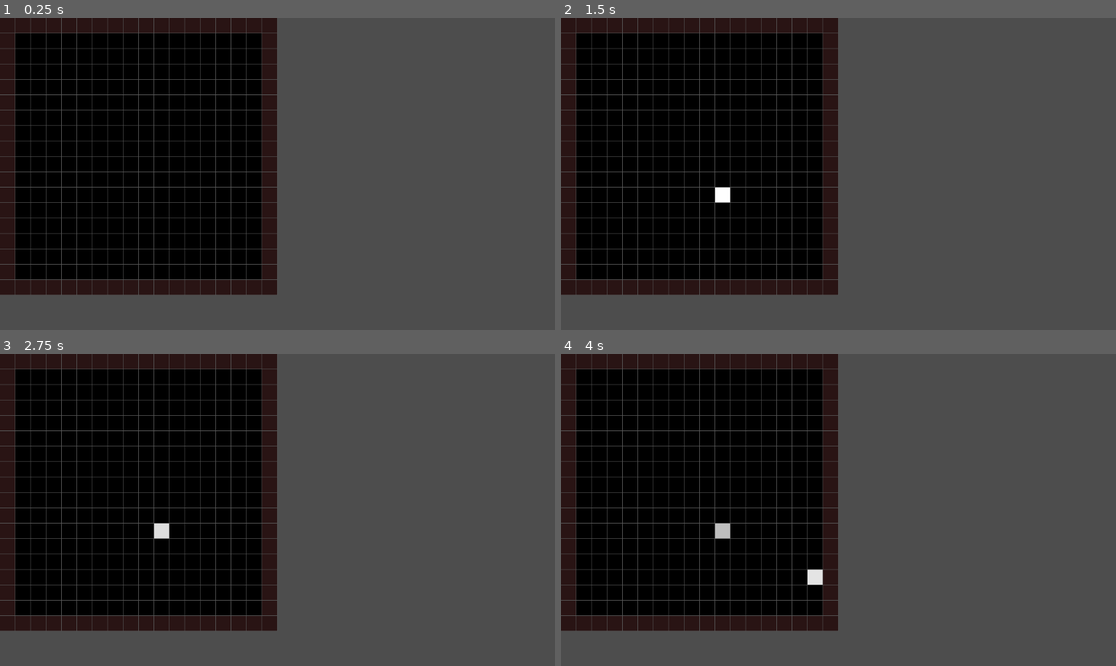
Above: before the commit, frames 1-4 (two rows, left to right).
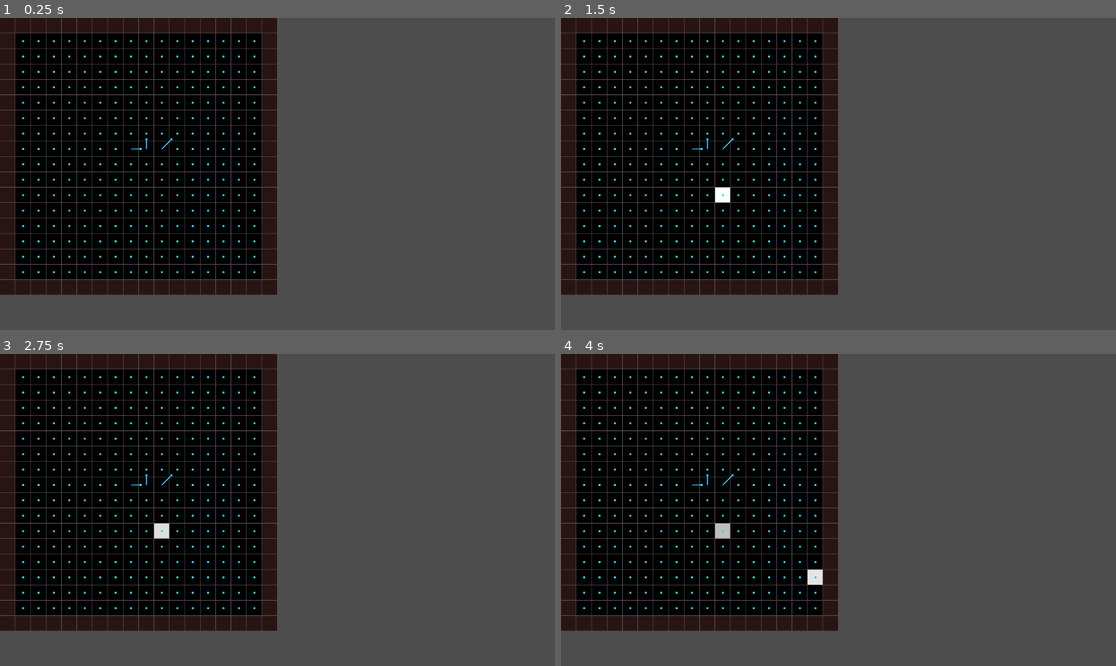
Above: after the commit, the same moments.

Repository: rskupnik/godot-fluid-simulation-demo
Game: Godot game, scene res://root.tscn
Same seed, same stepped clock (60 frames per second), same inputs: the game is played once before the commit and once after it.
Inputs (mouse positions are in pixels of both pictures, inside the frame that each line leads up to):
- Up to frame 1 (0.25 s): no input
- Up to frame 2 (1.5 s): tap Enter at 0.5 s; move the mouse to (960, 158) at 0.52 s; click (960, 158) at 0.67 s; tap Space at 1.25 s; move the mouse to (727, 189) at 1.27 s; click (727, 189) at 1.42 s
- Up to frame 3 (2.75 s): tap Enter at 2 s; move the mouse to (333, 441) at 2.02 s; click (333, 441) at 2.17 s
- Up to frame 4 (4 s): tap Space at 2.75 s; move the mouse to (810, 572) at 2.77 s; click (810, 572) at 2.92 s; tap Enter at 3.5 s; move the mouse to (1005, 556) at 3.52 s; click (1005, 556) at 3.67 s

The runs differ from the first frame. In frame 1, 0.8% of the frame differs, in the area x 4-47%, y 7-82%; in frame 2, 0.8%; in frame 3, 0.8%; in frame 4, 0.8%.

Commit message:
draw velocity arrows with hardcoded examples

Diff:
--- a/fluid_grid.gd
+++ b/fluid_grid.gd
@@ -4,6 +4,8 @@
 @export var cell_size := 32		# Size of a single cell in pixels
 
 @export var density_fade_rate := 0.1
+
+@export var velocity_draw_scale := 20.0
 
 var size := 0
 
@@ -32,6 +34,24 @@
 	v.resize(size)
 	u_prev.resize(size)
 	v_prev.resize(size)
+
+	# TEMPORARY
+	# In this cell, we set the horizontal velocity to 1.0 and vertical to 0.0
+	# Result: horizontal arrow pointing right
+	u[IX(8, 8)] = 1.0
+	v[IX(8, 8)] = 0.0
+
+	# In this cell, we set the horizontal velocity to 0.0 and vertical to -1.0
+	# Result: vertical arrow pointing up
+	# Remember that in Godot, the y axis goes from top to bottom, hence why -1.0 points up
+	u[IX(9, 8)] = 0.0
+	v[IX(9, 8)] = -1.0
+
+	# In this cell, we set the horizontal velocity to 1.0 and vertical to -1.0
+	# Result: vertical arrow pointing up and right (diagonal)
+	# Remember that in Godot, the y axis goes from top to bottom, hence why -1.0 points up
+	u[IX(10, 8)] = 1.0
+	v[IX(10, 8)] = -1.0
 
 	queue_redraw()
 
@@ -83,7 +103,13 @@
 
 # This is the standard Godot function used for drawing
 # We want to draw a simple grid of (N+2)*(N+2) rectangles of size cell_size
+# We also want to draw velocities at each cell as lines
 func _draw():
+	_draw_grid()
+	_draw_velocity_arrows()
+
+# Draw the grid of (N+2)*(N+2) with different colors for inner and boundary cells
+func _draw_grid():
 	for j in range(0, N + 2):
 		for i in range(0, N + 2):
 			var x := i * cell_size	# this translates the index into pixel position on screen
@@ -101,3 +127,21 @@
 
 			draw_rect(rect, fill, true)
 			draw_rect(rect, Color(0.35, 0.35, 0.35), false)
+
+# Draw velocity arrows in inner cells with tiny circles as arrow tips
+func _draw_velocity_arrows():
+	for j in range(0, N + 2):
+		for i in range(0, N + 2):
+			var is_boundary := i == 0 or j == 0 or i == N + 1 or j == N + 1
+			if not is_boundary:
+				var idx := IX(i, j)
+				var center := Vector2(
+					i * cell_size + cell_size * 0.5,
+					j * cell_size + cell_size * 0.5
+				)
+
+				var velocity := Vector2(u[idx], v[idx])
+				var end := center + velocity * velocity_draw_scale
+
+				draw_line(center, end, Color(0.2, 0.8, 1.0), 2.0)
+				draw_circle(end, 2.5, Color(0.2, 0.8, 1.0))
